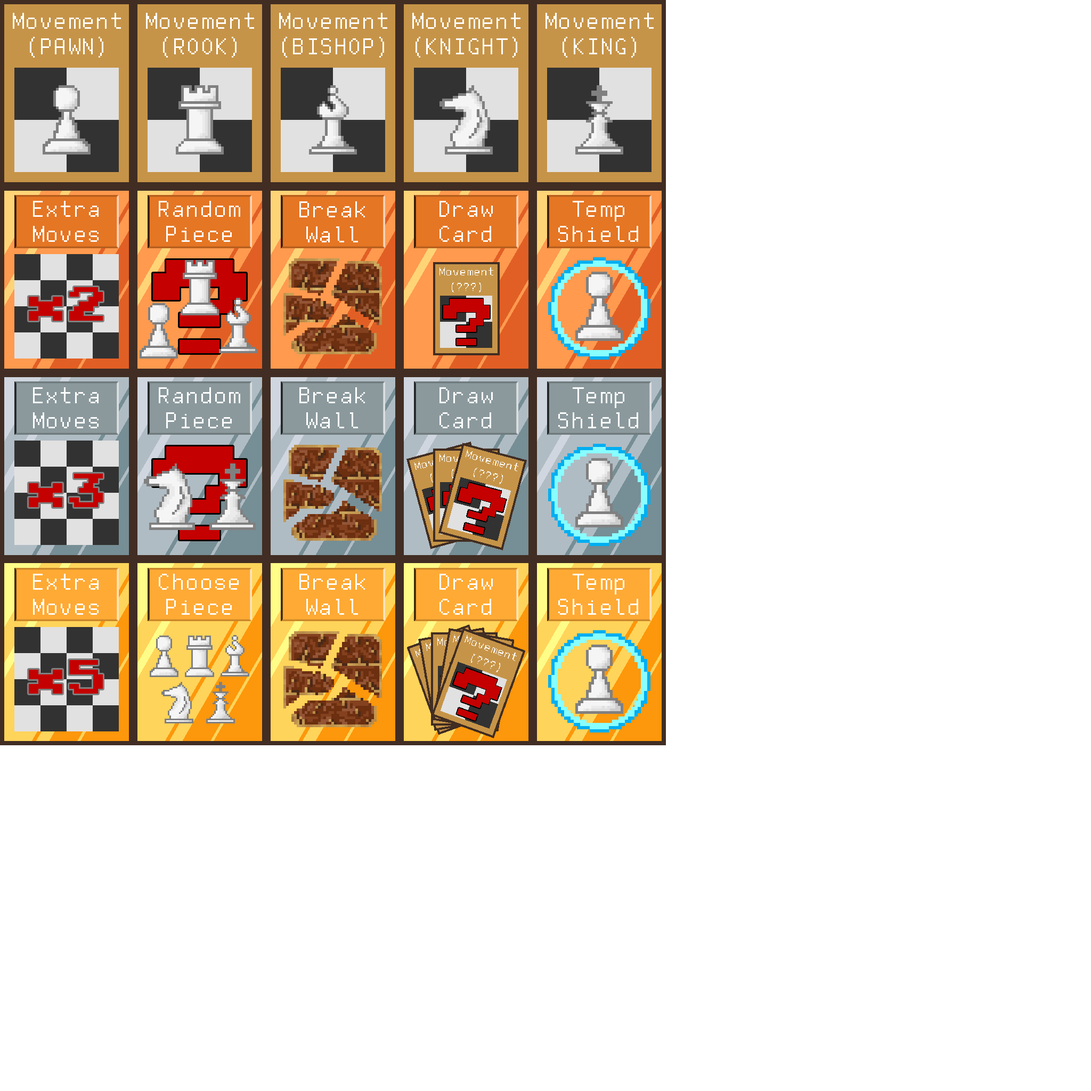
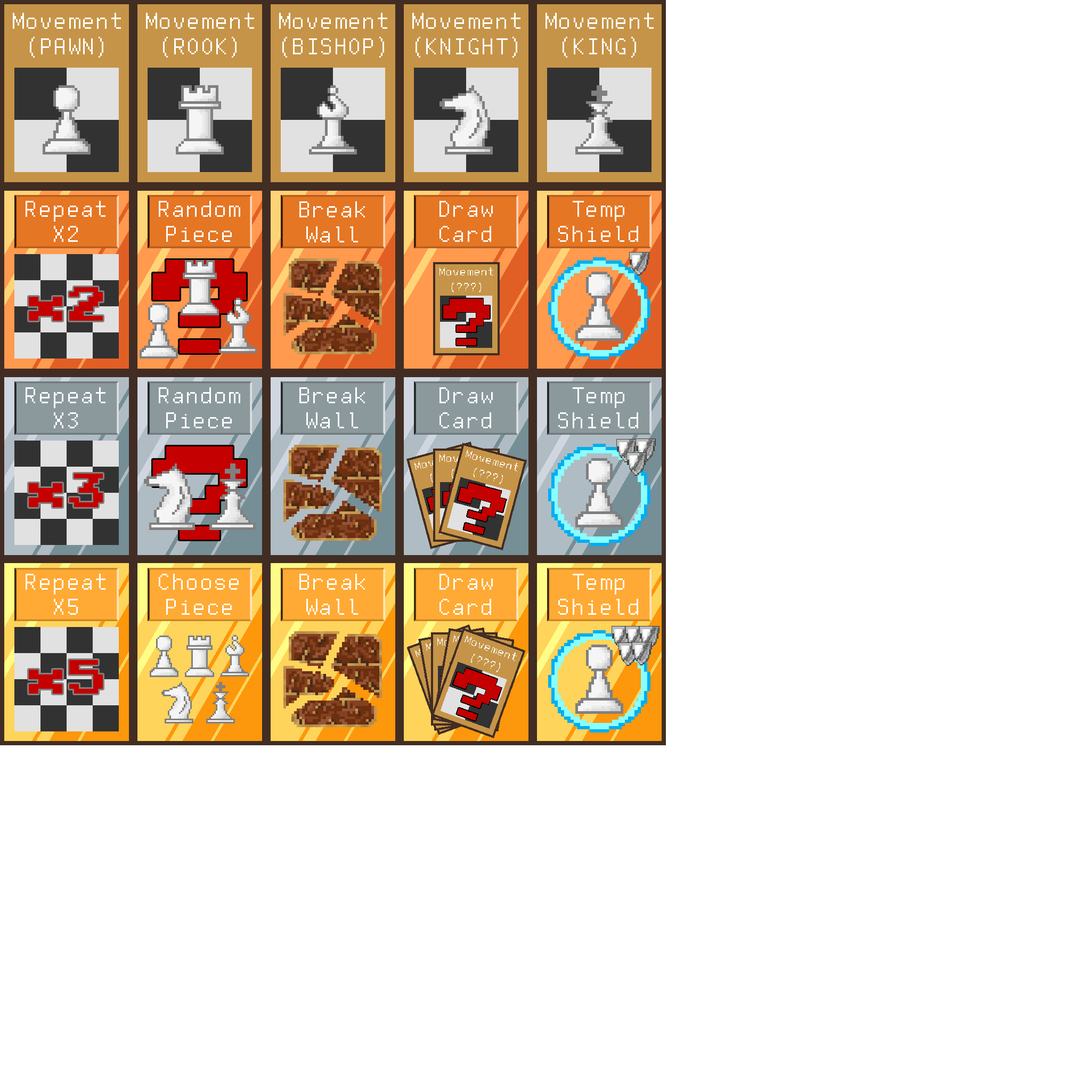
Layer changes from the first 1091px x 1091px image to the second:
added layer "Protection copy 7" in group "Immunity (ultra)" over (x1=632, y1=642, x2=653, y2=666)
added layer "Protection copy 6" in group "Immunity (ultra)" over (x1=618, y1=642, x2=640, y2=667)
added layer "Protection copy 5" in group "Immunity (ultra)" over (x1=639, y1=626, x2=660, y2=650)
added layer "Protection copy 4" in group "Immunity (ultra)" over (x1=625, y1=626, x2=646, y2=650)
added layer "Protection copy 3" in group "Immunity (ultra)" over (x1=611, y1=626, x2=633, y2=650)
renamed "Extra Moves" to "Repeat X5", painted on it over (x1=25, y1=573, x2=106, y2=616)
added layer "Protection copy 2" in group "Shield (rare)" over (x1=626, y1=452, x2=648, y2=476)
added layer "Protection copy" in group "Shield (rare)" over (x1=635, y1=438, x2=657, y2=463)
added layer "Protection" (1st of 2, in "Rare" › "Shield (rare)") in group "Shield (rare)" over (x1=616, y1=439, x2=637, y2=463)
renamed "Extra Moves" to "Repeat X3", painted on it over (x1=25, y1=387, x2=106, y2=429)
added layer "Protection" (2nd of 2, in "Common" › "Shield (common)") in group "Shield (common)" over (x1=629, y1=252, x2=650, y2=276)
renamed "Extra Moves" to "Repeat X2", painted on it over (x1=25, y1=200, x2=106, y2=242)
